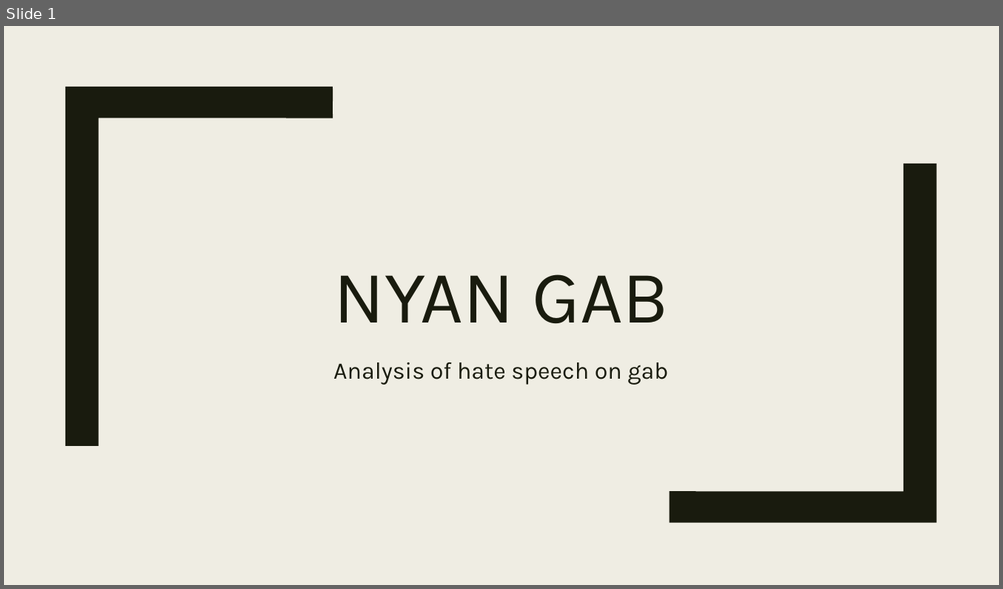
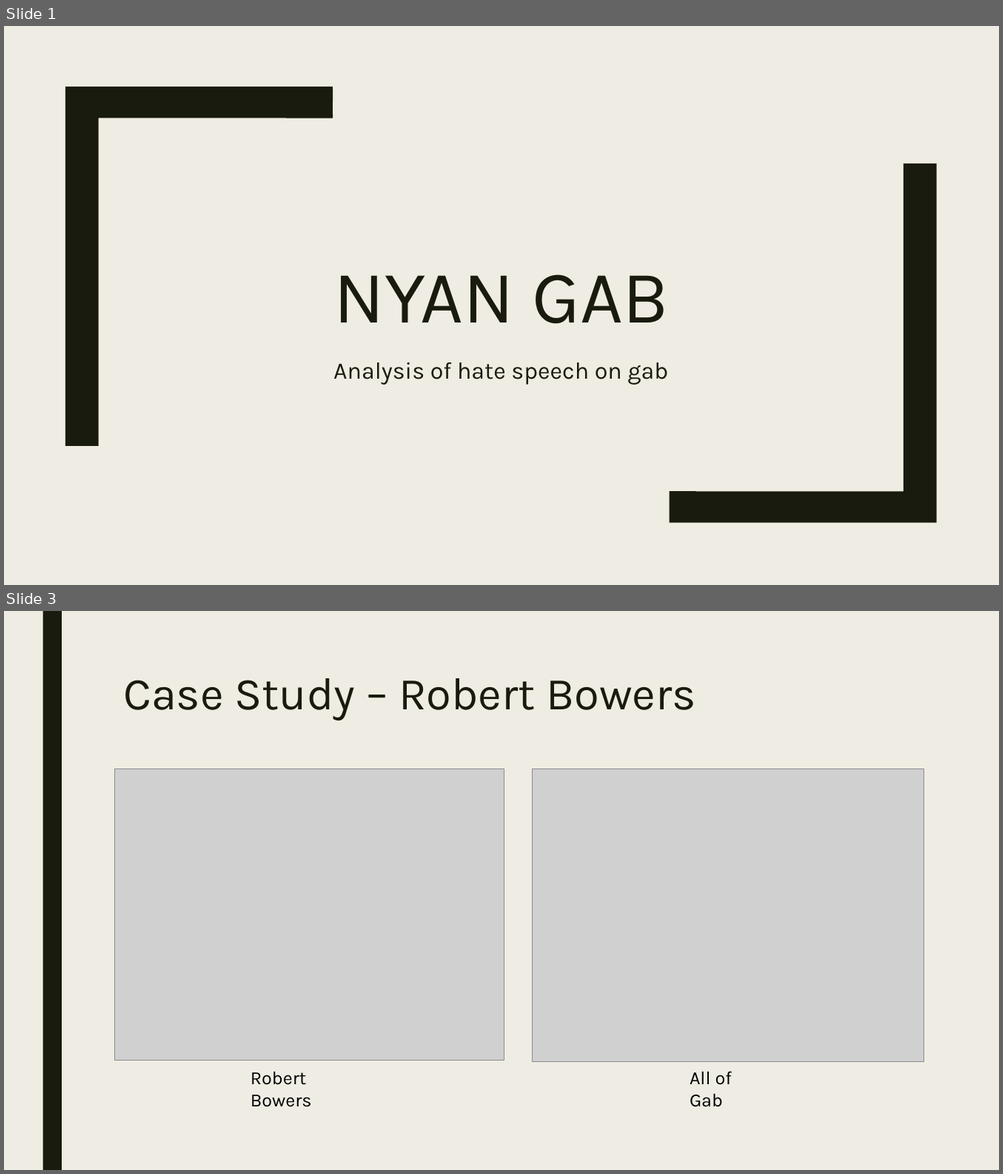
Before and after one commit to dheerajpreddy/GAB-Analysis, a slide deck: documentation/4_project_update.pptx. Shown one above the other, each under a label of ours: slide 1 before the commit, slides 1 and 3 after it; the slides between them are not shown. The pictures are 1003x589 and 1003x1174 pixels, drawn with LibreOffice and Linux fonts; fonts in the diff are those of the drawing; grey boxes stand for pictures. Boxes give left, top, right and bottom in pixels: in the first picture for what was removed or moved away, otherwise in the second. Text is boxed around its words. In the diff, an @@ line names an element or a change of style, - is before the commit and + after.

Commit message:
Updated presentation to add case study

```diff
--- a/documentation/4_project_update.pptx
+++ b/documentation/4_project_update.pptx
@@ slide 3 added at [4,611,999,1170], background #EFEDE3 @@
@@ rectangle added at [42,611,62,1170], fill #191B0E @@
@@ title added at [123,678,696,721], 44 pt, text #191B0E @@
+Case Study – Robert Bowers
@@ picture added at [114,769,504,1061] @@
@@ picture added at [532,769,924,1062] @@
@@ text added at [250,1071,312,1108], 18 pt, text #000000 @@
+Robert Bowers
@@ text added at [689,1071,731,1108], 18 pt, text #000000 @@
+All of Gab
```
Also in this commit, not shown: 1 slide changed, 3 other slides added, 1 slide removed, 2 other files.
